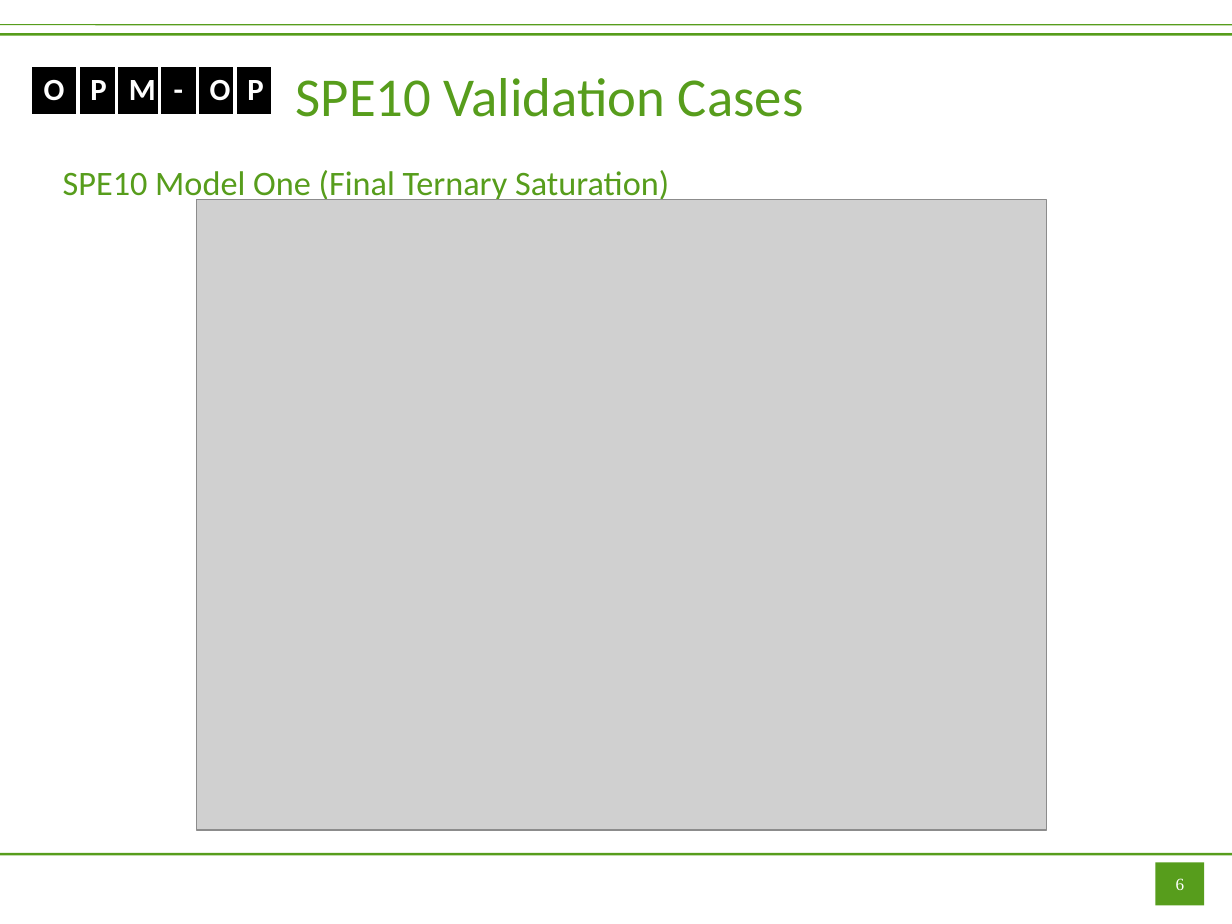
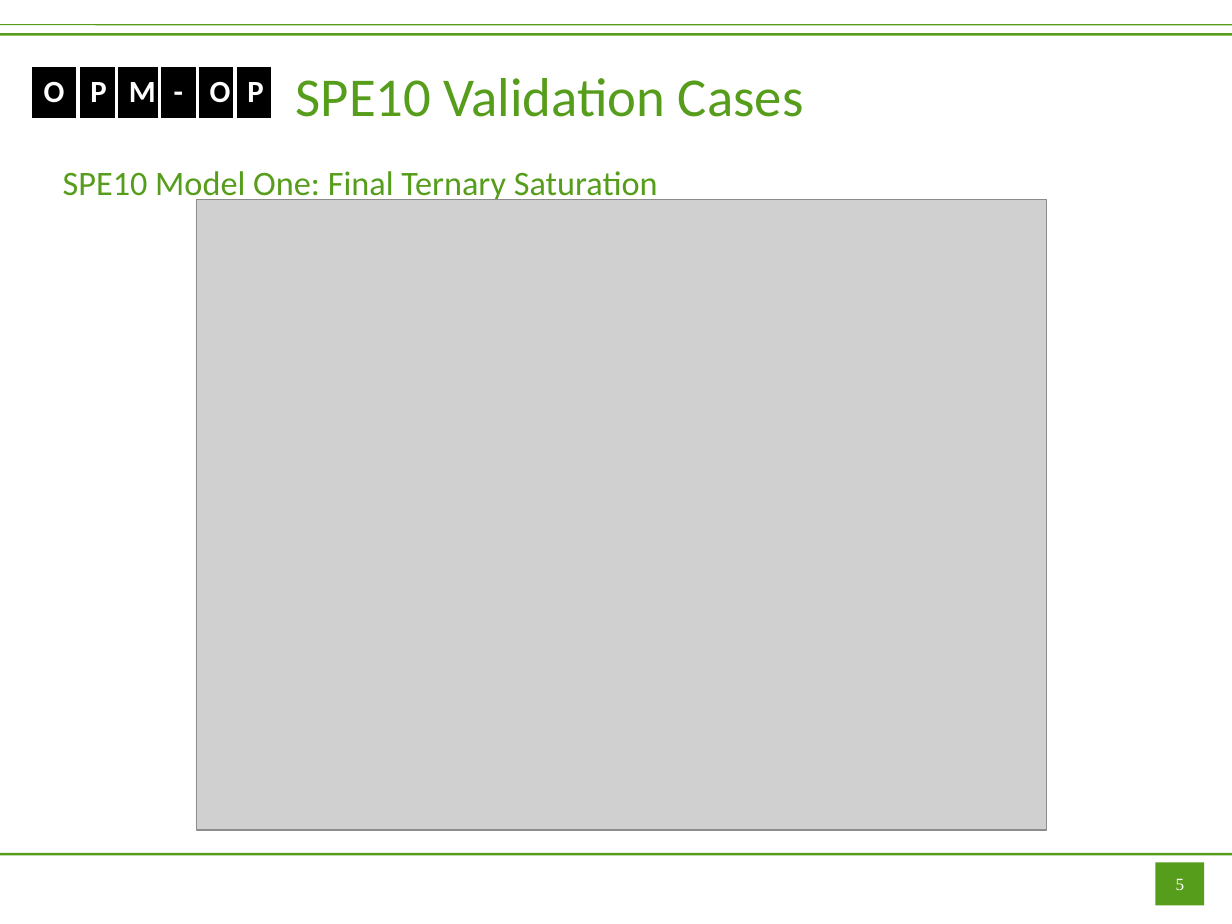
Before and after one commit to OPM/opm-tests, a slide deck: slide 5 of spe10/SPE10.odp (slide 6 before the commit). Drawn at 1232x924 pixels with LibreOffice and Linux fonts; fonts in the diff are those of the drawing; grey boxes stand for pictures. Boxes give left, top, right and bottom in pixels: in the first picture for what was removed or moved away, otherwise in the second. Text is boxed around its words. In the diff, an @@ line names an element or a change of style, - is before the commit and + after.

Commit message:
SPE10 Documentation
SPE10 documentation updated for model two runs.

```diff
--- a/spe10/SPE10.odp
+++ b/spe10/SPE10.odp
@@ table: place and size @@
-table at bbox=[30, 65, 274, 112]
+table at bbox=[30, 65, 274, 120]
@@ text at bbox=[63, 171, 658, 204]: text changed @@
-SPE10 Model One (Final Ternary Saturation)
+SPE10 Model One: Final Ternary Saturation
@@ page number at bbox=[1176, 878, 1185, 890]: text changed @@
-6
+5
```
Also in this commit, not shown: 7 other slides changed, 6 slides added, 1 slide removed, 1 other file.
